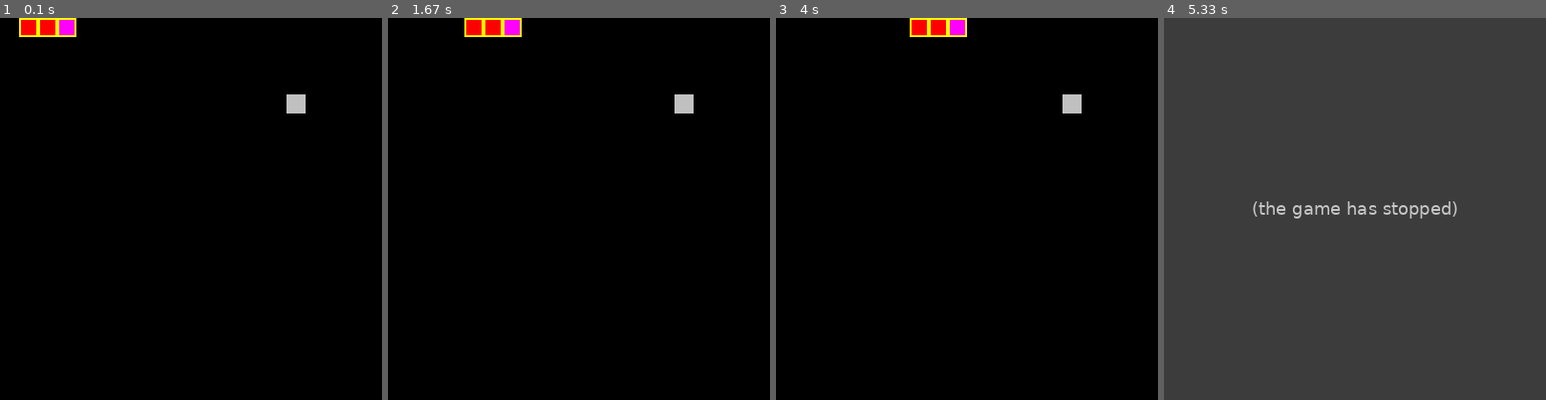
Above: before the commit, frames 1-4 (left to right).
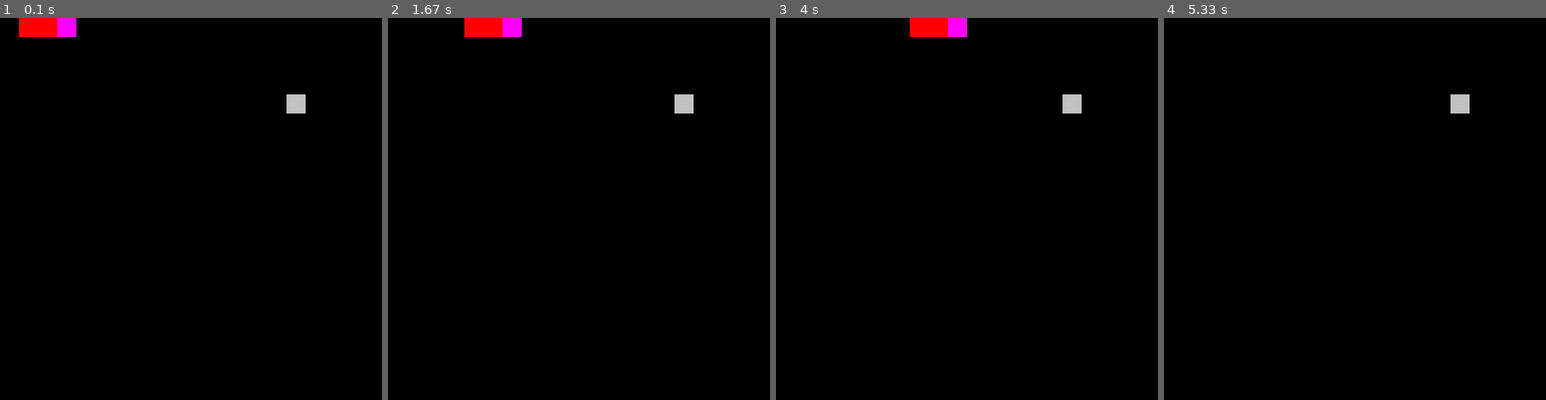
Above: after the commit, the same moments.

Repository: pskd73/pygame-snake
Game: pygame game, started from main.py
Same seed, same stepped clock (60 frames per second), same inputs: the game is played once before the commit and once after it.
Inputs:
- Up to frame 1 (0.1 s): no input
- Up to frame 2 (1.67 s): tap Space at 0.33 s; hold Right 0.67-1.13 s
- Up to frame 3 (4 s): hold Left 2.17-2.7 s; tap Space at 3.73 s
- Up to frame 4 (5.33 s): hold Down from 5.23 s (still down)

The runs differ from the first frame. In frame 1, 0.3% of the frame differs, in the area x 5-20%, y 0-5%; in frame 2, 0.3%; in frame 3, 0.3%; in frame 4, 100%, in the area x 0-100%, y 0-100%.
Before the commit the program exited at 5.03 s; later frames show no game.

Commit message:
Optimise code

Diff:
--- a/main.py
+++ b/main.py
@@ -54,40 +54,19 @@
 
 
 class SnakeBlock:
-    def __init__(
-            self,
-            coordinates: Coordinates,
-            size: Size,
-            color: Color
-    ):
+    def __init__(self, coordinates: Coordinates):
         self.coordinates = coordinates
-        self.size = size
-        self.color = color
-        self.border_width = 2
-        self.border_color = Color(255, 255, 0)
-
-    def draw(self, surface):
+
+    def draw(self, surface, block_size: Size, color: Color):
         pygame.draw.rect(
             surface,
-            self.color.to_tuple(),
+            color.to_tuple(),
             pygame.Rect(
-                self.coordinates.x + self.border_width,
-                self.coordinates.y + self.border_width,
-                self.size.w - self.border_width,
-                self.size.h - self.border_width
-            ),
-            0
-        )
-        pygame.draw.rect(
-            surface,
-            self.border_color.to_tuple(),
-            pygame.Rect(
-                self.coordinates.x,
-                self.coordinates.y,
-                self.size.w,
-                self.size.h
-            ),
-            self.border_width
+                self.coordinates.x * block_size.w,
+                self.coordinates.y * block_size.h,
+                block_size.w,
+                block_size.h
+            )
         )
 
 
@@ -97,13 +76,13 @@
         self.size = size
         self.color = color
 
-    def draw(self, surface):
+    def draw(self, surface, block_size: Size):
         pygame.draw.rect(
             surface,
             self.color.to_tuple(),
             pygame.Rect(
-                self.coordinates.x,
-                self.coordinates.y,
+                self.coordinates.x * block_size.w,
+                self.coordinates.y * block_size.h,
                 self.size.w,
                 self.size.h
             )
@@ -114,33 +93,22 @@
         x_blocks = board_size.w // block_size.w
         y_blocks = board_size.h // block_size.h
         rand_x, rand_y = random.randint(0, x_blocks - 1), random.randint(0, y_blocks - 1)
-        return Coordinates(rand_x * block_size.w, rand_y * block_size.h)
+        return Coordinates(rand_x, rand_y)
 
 
 class Board:
     HEAD_COLOR = Color(255, 0, 255)
     BLOCK_COLOR = Color(255, 0, 0)
+    FRUIT_COLOR = Color(192, 192, 192)
 
     def __init__(self, surface, size: Size, block_size: Size):
         self.surface = surface
         self.size = size
         self.block_size = block_size
         self.snake_blocks = deque([
-            SnakeBlock(
-                Coordinates(self.block_size.w * 2, 0),
-                self.block_size,
-                self.HEAD_COLOR
-            ),
-            SnakeBlock(
-                Coordinates(self.block_size.w, 0),
-                self.block_size,
-                self.BLOCK_COLOR
-            ),
-            SnakeBlock(
-                Coordinates(0, 0),
-                self.block_size,
-                self.BLOCK_COLOR
-            )
+            SnakeBlock(Coordinates(2, 0)),
+            SnakeBlock(Coordinates(1, 0)),
+            SnakeBlock(Coordinates(0, 0))
         ])
         self.speed = 10  # scenes per second
         self.should_add_block = False
@@ -162,7 +130,7 @@
         for block in self.snake_blocks:
             if block.coordinates == coords:
                 return self.new_fruit()
-        return Fruit(coords, self.block_size, Color(192, 192, 192))
+        return Fruit(coords, self.block_size, self.FRUIT_COLOR)
 
     @staticmethod
     def is_opposite_direction(dir_1: Direction, dir_2: Direction) -> bool:
@@ -200,22 +168,17 @@
     def get_next_head(self) -> SnakeBlock:
         head = self.snake_blocks[0]
         if self.direction == Direction.WEST:
-            new_coords = Coordinates(head.coordinates.x - self.block_size.w, head.coordinates.y)
+            change = (-1, 0)
         elif self.direction == Direction.SOUTH:
-            new_coords = Coordinates(head.coordinates.x, head.coordinates.y + self.block_size.h)
+            change = (0, 1)
         elif self.direction == Direction.EAST:
-            new_coords = Coordinates(head.coordinates.x + self.block_size.w, head.coordinates.y)
+            change = (1, 0)
         else:
-            new_coords = Coordinates(head.coordinates.x, head.coordinates.y - self.block_size.h)
-        return SnakeBlock(
-            new_coords,
-            head.size,
-            self.HEAD_COLOR
-        )
+            change = (0, -1)
+        return SnakeBlock(Coordinates(head.coordinates.x + change[0], head.coordinates.y + change[1]))
 
     def update(self) -> BoardUpdateResponse:
         self.clear()
-        self.snake_blocks[0].color = self.BLOCK_COLOR
         self.snake_blocks.appendleft(self.get_next_head())
         if not self.is_valid_block(self.snake_blocks[0]):
             return BoardUpdateResponse(True)
@@ -224,9 +187,9 @@
             self.speed += 2
         else:
             self.snake_blocks.pop()
-        for snake_block in self.snake_blocks:
-            snake_block.draw(self.surface)
-        self.fruit.draw(self.surface)
+        for i, snake_block in enumerate(self.snake_blocks):
+            snake_block.draw(self.surface, self.block_size, self.HEAD_COLOR if i == 0 else self.BLOCK_COLOR)
+        self.fruit.draw(self.surface, self.block_size)
         pygame.display.flip()
         sleep(self.get_delay_secs())
         return BoardUpdateResponse(False)
